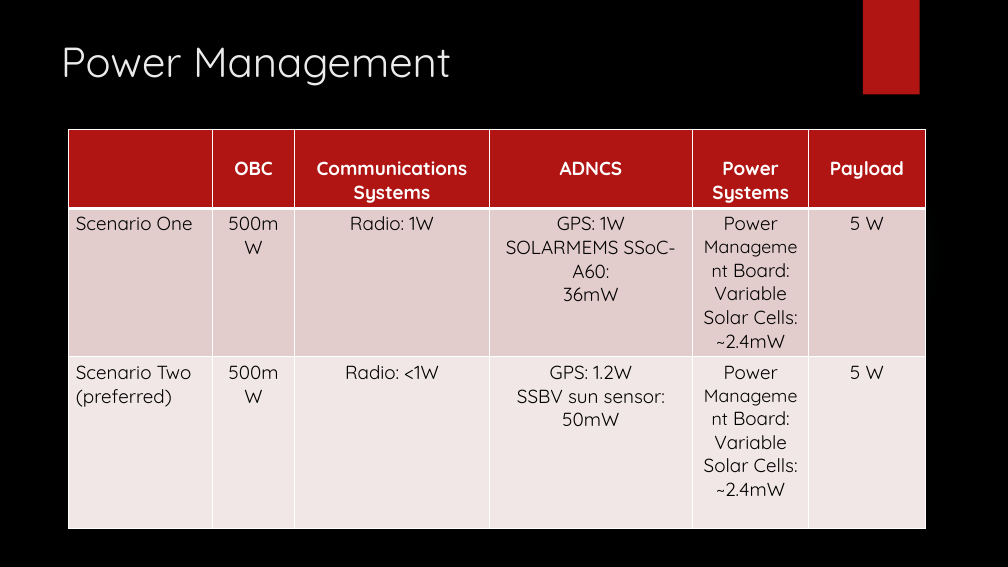
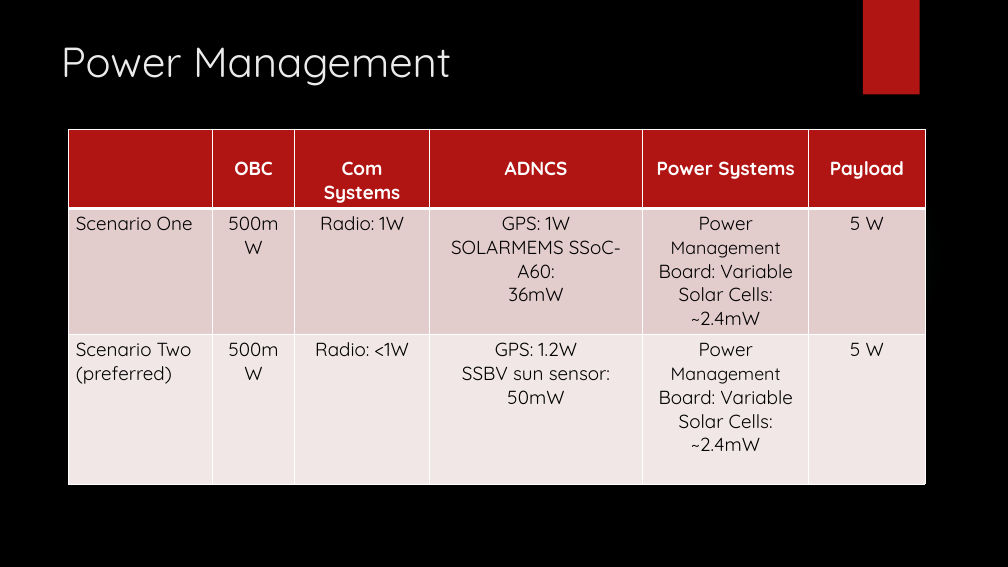
Before and after one commit to HASP-UMN/CubeSat, a slide deck: slide 23 of Presentations/PDR_Presentation.pptx. Drawn at 1008x567 pixels with LibreOffice and Linux fonts; fonts in the diff are those of the drawing; background and template pictures are left out. Boxes give left, top, right and bottom in pixels: in the first picture for what was removed or moved away, otherwise in the second. Text is boxed around its words. In the diff, an @@ line names an element or a change of style, - is before the commit and + after.

```diff
--- a/Presentations/PDR_Presentation.pptx
+++ b/Presentations/PDR_Presentation.pptx
@@ table at [68, 129, 926, 471] @@
-row 1, column 3: Communications / Systems
+row 1, column 3: Com / Systems
```
Also in this commit, not shown: 3 other slides changed, 2 slides added, 2 slides removed, 1 other file.
